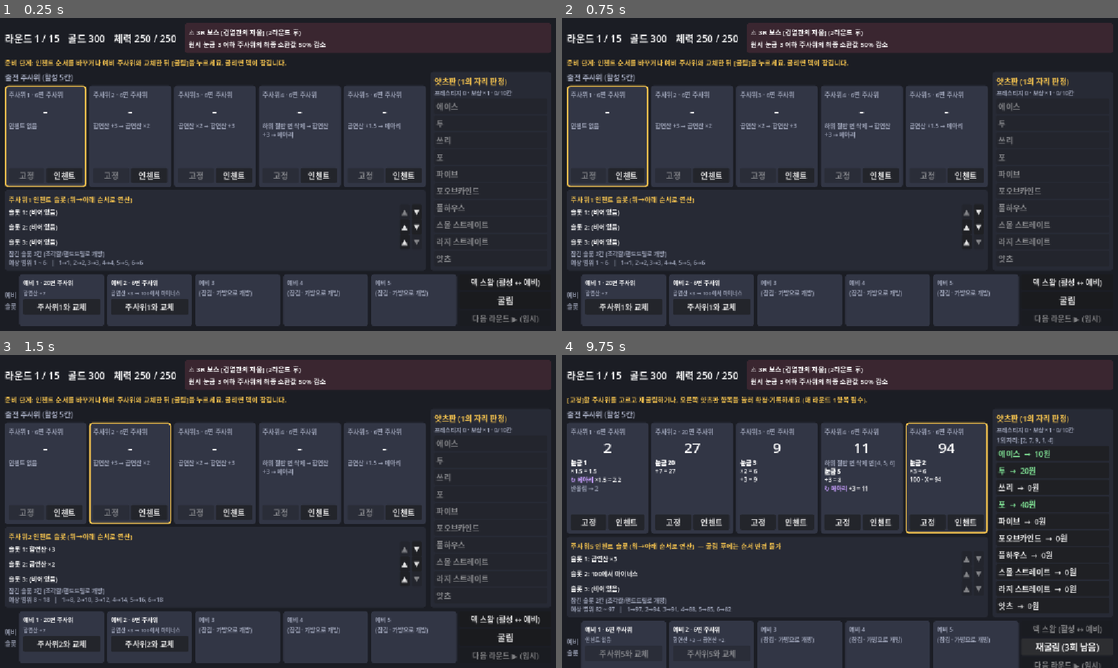
Above: before the commit, frames 1-4 (two rows, left to right).
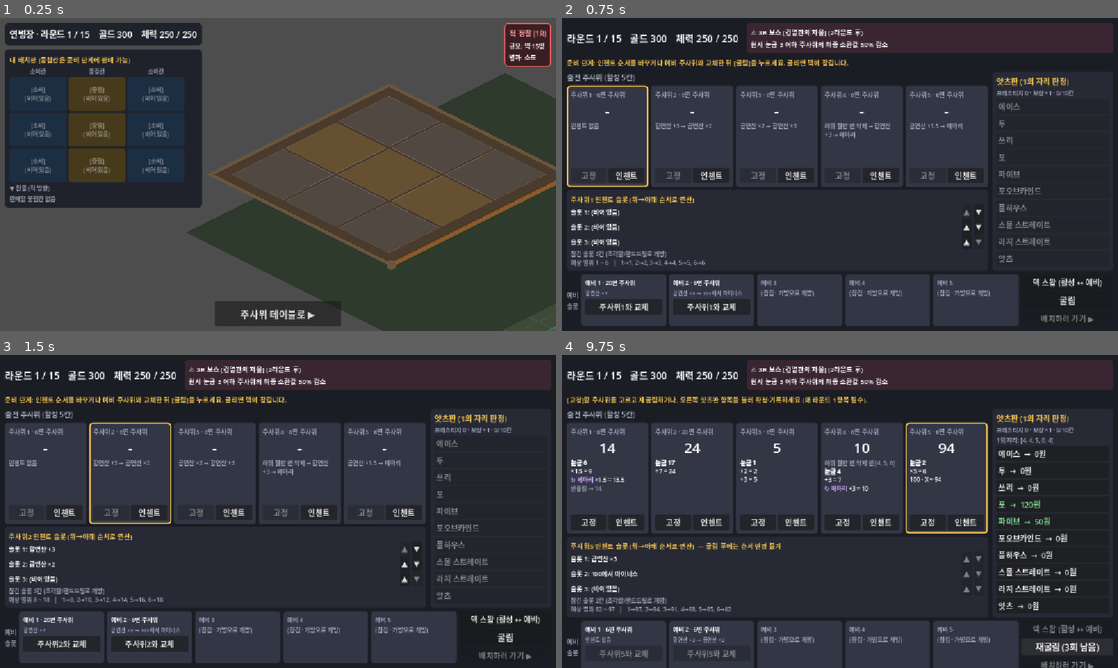
Above: after the commit, the same moments.

Repository: leejonghyoun123-cmd/yacht-the-battle
Game: Godot game, scene res://ui/game_root.tscn
Same seed, same stepped clock (60 frames per second), same inputs: the game is played once before the commit and once after it. Before the commit the project starts from res://ui/prep_and_roll.tscn.
Inputs:
- Up to frame 1 (0.25 s): no input
- Up to frame 2 (0.75 s): click "인첸트" (after the commit: "주사위 테이블로 ▶") at 0.5 s
- Up to frame 3 (1.5 s): click "인첸트" at 1.25 s
- Up to frame 4 (9.75 s): click "인첸트" at 2 s; click "인첸트" at 2.75 s; click "인첸트" at 3.5 s; click "▼" at 4.25 s; click "▲" at 5 s; click "▼" at 5.75 s; click "▲" at 6.5 s; click "주사위5와 교체" at 7.25 s; click "주사위5와 교체" at 8 s; click "덱 스왑 (활성 ↔ 예비)" at 8.75 s; click "굴림" at 9.5 s

The runs differ from the first frame. In frame 1, 74% of the frame differs, in the area x 0-100%, y 0-100%; in frame 2, 0.2%; in frame 3, 0.2%; in frame 4, 0.9%.

Commit message:
feat: 연병장 안에서도 배치한 칸대로 정렬, 대형 그대로 행군
- 연병장에 필드와 같은 3x3 칸을 두고 병력을 칸별 사각 대형으로 정렬
- 앞면 전체가 두 짝 문으로 열려 대형을 유지한 채 필드로 진군
- 준비 화면에서 연병장이 왼쪽 UI에 가리지 않도록 카메라 위치 조정

Co-Authored-By: Claude Opus 5.5 <noreply@anthropic.com>

Diff:
--- a/core/logic/battle/battle_simulation.gd
+++ b/core/logic/battle/battle_simulation.gd
@@ -20,6 +20,9 @@
 const BOARD_CENTER_X: float = 260.0
 ## 연병장 문 위치 (각 팀 배치판 뒤쪽)
 const GATE_X: float = 720.0
+## 문에서 연병장 중심까지 거리 (연병장 안에도 3x3 칸이 필드와 같은 크기로 있다)
+const BARRACKS_DEPTH: float = 190.0
+const BARRACKS_HALF: float = 185.0
 const RUN_SPEED: float = 240.0
 ## 공간 분할 격자 크기 (가까운 적 탐색 가속)
 const GRID_SIZE: float = 64.0
@@ -62,9 +65,8 @@
 				var u: BattleUnit = BattleUnit.new()
 				u.setup(next_id, team, packet.cell_index, packet.unit_data, ratio, packet.is_consumable)
 				u.home = center + offsets[i]
-				# 연병장 안(문 뒤쪽)에서 출발
-				var behind: float = -_rng.randf_range(15.0, 190.0) * team_direction(team)
-				u.pos = gate_position(team) + Vector2(behind, _rng.randf_range(-150.0, 150.0))
+				# 연병장 안에서도 배치한 칸 그대로 정렬해 서 있다가, 대형을 유지한 채 필드로 행군한다
+				u.pos = barracks_cell_center(team, packet.cell_index) + offsets[i]
 				u.retarget_timer = BattleRules.RETARGET_INTERVAL * float(next_id % 8) / 8.0
 				units.append(u)
 				next_id += 1
@@ -90,6 +92,17 @@
 
 static func gate_position(team: int) -> Vector2:
 	return Vector2(-GATE_X * team_direction(team), 0.0)
+
+
+## 연병장 중심 (문 뒤쪽)
+static func barracks_center(team: int) -> Vector2:
+	return Vector2(-(GATE_X + BARRACKS_DEPTH) * team_direction(team), 0.0)
+
+
+## 연병장 안의 칸 중심: 필드 배치판을 그대로 연병장으로 평행 이동한 위치
+static func barracks_cell_center(team: int, cell_index: int) -> Vector2:
+	var shift: float = -(GATE_X + BARRACKS_DEPTH - BOARD_CENTER_X) * team_direction(team)
+	return cell_center(team, cell_index) + Vector2(shift, 0.0)
 
 
 ## 칸 안 사각 대형 오프셋 (50명 → 8x7 격자, 거인 1~3명 → 칸 중앙 일렬)
--- a/project.godot
+++ b/project.godot
@@ -11,7 +11,7 @@
 [application]
 
 config/name="Yacht The Battle"
-run/main_scene="uid://bujrmhapmwr7o"
+run/main_scene="uid://bicmigrcuhtxf"
 config/features=PackedStringArray("4.7", "Forward Plus")
 config/icon="res://icon.svg"
 
--- a/ui/battle_view.gd
+++ b/ui/battle_view.gd
@@ -16,6 +16,7 @@
 const INTRO_HOLD_TIME: float = 0.8
 const FIELD_ZOOM: float = 0.62
 const BARRACKS_ZOOM: float = 1.0
+const BARRACKS_SCREEN_SHIFT: Vector2 = Vector2(-230.0, 0.0)
 const MAX_EFFECTS: int = 400
 
 const COLOR_GROUND: Color = Color("2e3a2c")
@@ -117,7 +118,8 @@
 func _focus_barracks() -> void:
 	if _camera == null:
 		return
-	_camera.position = to_screen(BattleSimulation.gate_position(viewer_team) + Vector2(-90.0 * BattleSimulation.team_direction(viewer_team), 0.0))
+	# 왼쪽 준비 UI 패널에 가리지 않도록 연병장을 화면 오른쪽으로 조금 비켜 보여 준다
+	_camera.position = to_screen(BattleSimulation.barracks_center(viewer_team)) + BARRACKS_SCREEN_SHIFT
 	_camera.zoom = Vector2.ONE * BARRACKS_ZOOM
 
 
@@ -264,25 +266,32 @@
 func _draw_barracks(canvas: Node2D, team: int) -> void:
 	var dir: float = BattleSimulation.team_direction(team)
 	var gate: Vector2 = BattleSimulation.gate_position(team)
-	var center: Vector2 = gate + Vector2(-110.0 * dir, 0.0)
-	var outer: PackedVector2Array = _rect_points(center, Vector2(110.0, 190.0))
-	canvas.draw_colored_polygon(outer, COLOR_BARRACKS)
-	outer.append(outer[0])
-	canvas.draw_polyline(outer, COLOR_WALL, 6.0)
-	# 연병장 바닥 3x3 (야추다이스 틀)
-	for row: int in range(3):
-		for col: int in range(3):
-			var cc: Vector2 = center + Vector2(float(row - 1) * 60.0 * dir, float(col - 1) * 100.0 * dir)
-			var p: PackedVector2Array = _rect_points(cc, Vector2(26.0, 46.0))
-			p.append(p[0])
-			canvas.draw_polyline(p, Color(1, 1, 1, 0.12), 1.0)
-	# 문: 닫힘 → 양쪽으로 열림
-	var opening: float = 70.0 * (1.0 - _gate_open)
+	var center: Vector2 = BattleSimulation.barracks_center(team)
+	var half: float = BattleSimulation.BARRACKS_HALF
+	canvas.draw_colored_polygon(_rect_points(center, Vector2(half, half)), COLOR_BARRACKS)
+	# 연병장 바닥 3x3 (필드 배치판과 같은 칸 배치 — 병력이 이 자리에 정렬해 서 있다)
+	var half_cell: float = BattleSimulation.CELL_SIZE * 0.5 - 3.0
+	for idx: int in range(BoardState.CELL_COUNT):
+		var cc: Vector2 = BattleSimulation.barracks_cell_center(team, idx)
+		var is_stack: bool = BoardState.col_of(idx) == BoardState.STACK_COLUMN
+		var p: PackedVector2Array = _rect_points(cc, Vector2(half_cell, half_cell))
+		canvas.draw_colored_polygon(p, COLOR_STACK_CELL if is_stack else COLOR_CONSUME_CELL)
+		p.append(p[0])
+		canvas.draw_polyline(p, Color(1, 1, 1, 0.15), 1.0)
+	# 벽: 뒤·양옆 (앞쪽은 문)
+	var back: float = center.x - half * dir
+	var wall: PackedVector2Array = PackedVector2Array([
+		to_screen(Vector2(gate.x, -half * dir)), to_screen(Vector2(back, -half * dir)),
+		to_screen(Vector2(back, half * dir)), to_screen(Vector2(gate.x, half * dir)),
+	])
+	canvas.draw_polyline(wall, COLOR_WALL, 7.0)
+	# 문: 앞면 전체가 두 짝 문. 닫힘 → 양옆으로 밀려 열림
+	var door: float = half * (1.0 - _gate_open)
 	var gate_color: Color = COLOR_GATE.lerp(Color(COLOR_GATE, 0.25), _gate_open)
-	canvas.draw_line(to_screen(gate + Vector2(0.0, -70.0)), to_screen(gate + Vector2(0.0, -70.0 + opening)), gate_color, 9.0)
-	canvas.draw_line(to_screen(gate + Vector2(0.0, 70.0)), to_screen(gate + Vector2(0.0, 70.0 - opening)), gate_color, 9.0)
-	canvas.draw_circle(to_screen(gate + Vector2(0.0, -78.0)), 9.0, COLOR_WALL)
-	canvas.draw_circle(to_screen(gate + Vector2(0.0, 78.0)), 9.0, COLOR_WALL)
+	canvas.draw_line(to_screen(gate + Vector2(0.0, -half)), to_screen(gate + Vector2(0.0, -half + door)), gate_color, 9.0)
+	canvas.draw_line(to_screen(gate + Vector2(0.0, half)), to_screen(gate + Vector2(0.0, half - door)), gate_color, 9.0)
+	canvas.draw_circle(to_screen(gate + Vector2(0.0, -half)), 10.0, COLOR_WALL)
+	canvas.draw_circle(to_screen(gate + Vector2(0.0, half)), 10.0, COLOR_WALL)
 
 
 func _draw() -> void:
--- /dev/null
+++ b/ui/game_root.tscn
@@ -0,0 +1,6 @@
+[gd_scene format=3 uid="uid://bicmigrcuhtxf"]
+
+[ext_resource type="Script" uid="uid://fs43kx6uu3nd" path="res://ui/game_root.gd" id="1_tq07t"]
+
+[node name="game_root" type="Node" unique_id=183311785]
+script = ExtResource("1_tq07t")
